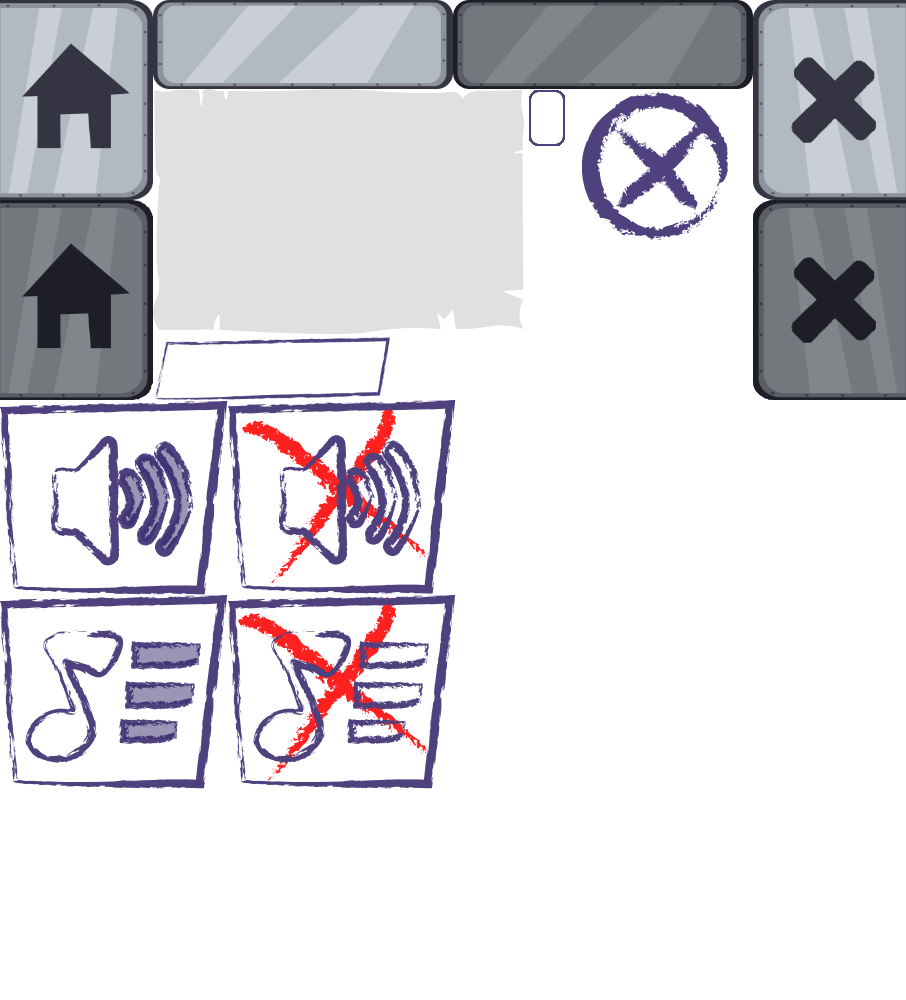
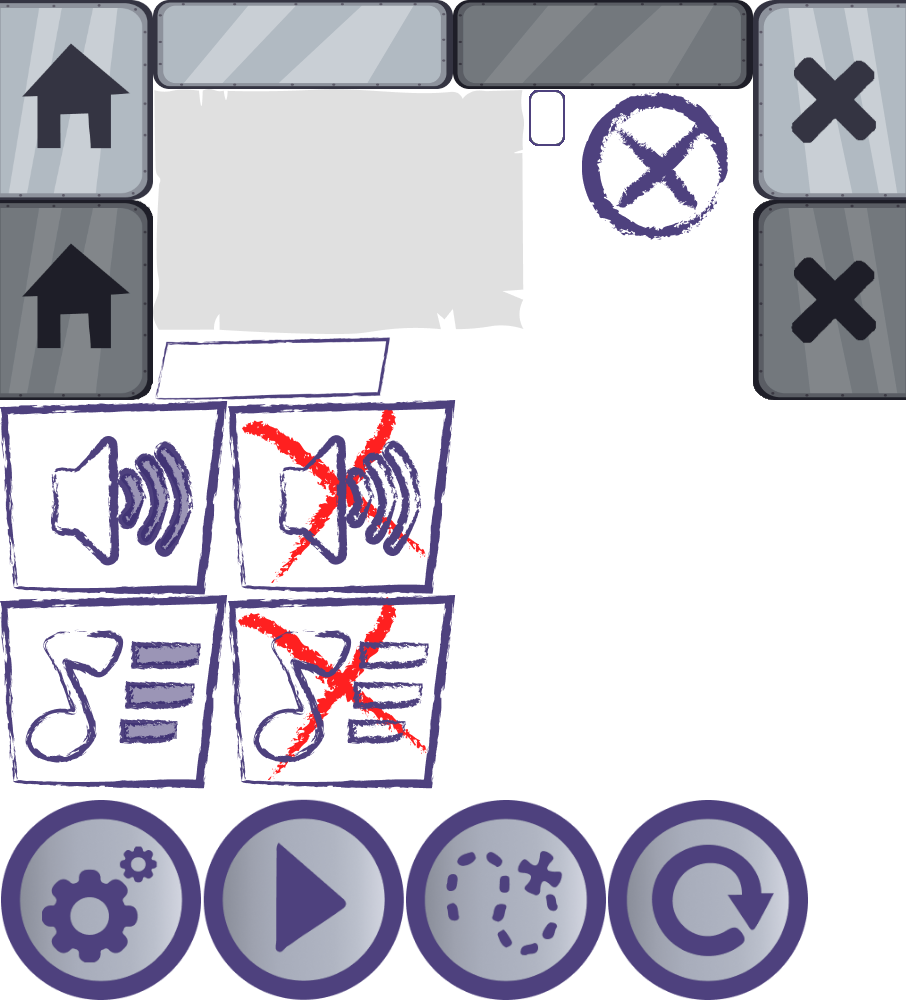
The second 906 × 1000 image is a revision of the first. Changes to its layers:
added layer "Levels" above "Resume" over box(406, 800, 606, 1000)
added layer "Resume" above "Restart" over box(203, 799, 404, 1000)
added layer "Restart" above "Settings" over box(608, 800, 808, 1000)
added layer "Settings" above "Close" over box(1, 800, 201, 1000)
